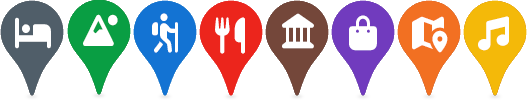
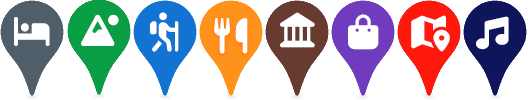
Layer changes from the first 528×100 image to the second:
painted on "축제" (2nd of 3, in "축제") over bbox(476, 16, 509, 51)
painted on "축제" (3rd of 3, in "축제") over bbox(463, 0, 527, 98)
painted on "숙박" (2nd of 3, in "숙박") over bbox(14, 17, 51, 49)
painted on "관광" (2nd of 3, in "관광") over bbox(411, 15, 450, 53)
painted on "관광" (3rd of 3, in "관광") over bbox(397, 0, 461, 96)
painted on "쇼핑" (2nd of 3, in "쇼핑") over bbox(348, 14, 379, 51)
painted on "전시" (2nd of 3, in "전시") over bbox(280, 12, 315, 49)
painted on "전시" (3rd of 3, in "전시") over bbox(265, 0, 329, 96)
painted on "자연" (2nd of 3, in "자연") over bbox(81, 14, 119, 46)
painted on "레저" (2nd of 3, in "레저") over bbox(150, 12, 179, 53)
painted on "음식" (2nd of 3, in "음식") over bbox(214, 17, 248, 54)
painted on "음식" (3rd of 3, in "음식") over bbox(199, 0, 263, 96)